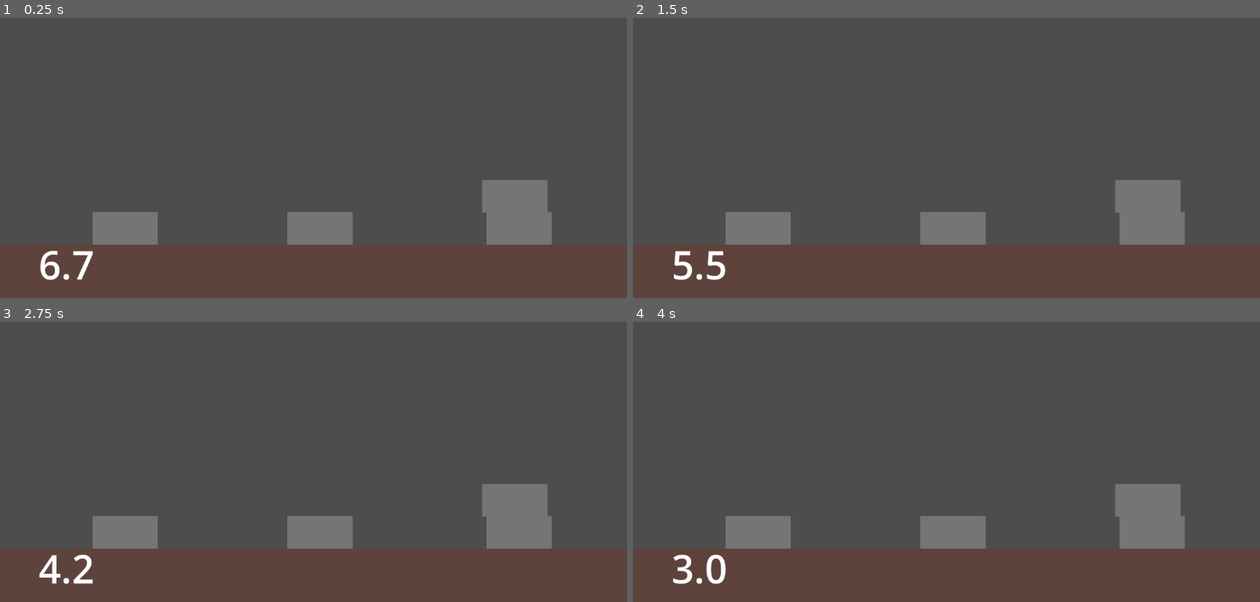
Above: before the commit, frames 1-4 (two rows, left to right).
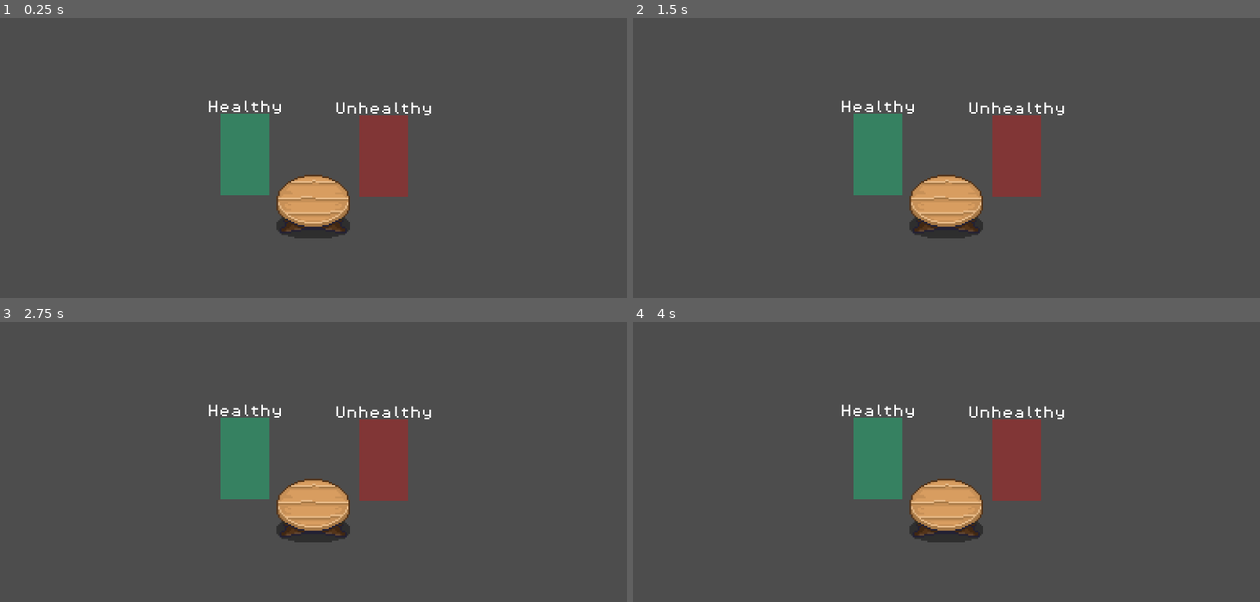
Above: after the commit, the same moments.

Repository: ghost-ily/NSTP_SLB_Project
Game: Godot game, scene res://Feeding Program/Scenes/feeding_program.tscn
Two runs of this game, one before a commit and one after it. Both use one fixed random seed, a clock stepped at 60 frames per second and the inputs below. Before the commit the project starts from res://Game 1 Resources/game1.tscn.
Inputs (mouse positions are in pixels of both pictures, inside the frame that each line leads up to):
- Up to frame 1 (0.25 s): no input
- Up to frame 2 (1.5 s): move the mouse to (1084, 104) at 0.52 s; press the mouse at (1084, 104) at 0.53 s; move the mouse to (821, 138) at 1.27 s; release the mouse at (821, 138) at 1.28 s; click (821, 138) at 1.35 s
- Up to frame 3 (2.75 s): move the mouse to (376, 347) at 2.02 s; press the mouse at (376, 347) at 2.03 s
- Up to frame 4 (4 s): tap Enter at 2.75 s; move the mouse to (915, 495) at 2.77 s; release the mouse at (915, 495) at 2.78 s; click (915, 495) at 2.85 s; move the mouse to (1134, 478) at 3.52 s; press the mouse at (1134, 478) at 3.53 s

The runs differ from the first frame. In frame 1, 11% of the frame differs, in the area x 6-88%, y 29-94%; in frame 2, 11%; in frame 3, 11%; in frame 4, 12%.

Commit message:
Initial files for feeding program minigame

Diff:
--- /dev/null
+++ b/Feeding Program/Scenes/apple.tscn
@@ -0,0 +1,27 @@
+[gd_scene format=3 uid="uid://d27ypajbypja1"]
+
+[ext_resource type="Texture2D" uid="uid://cdql8xs5mer32" path="res://Feeding Program/Assets/Food/red_apple.png" id="1_m2ga2"]
+
+[sub_resource type="RectangleShape2D" id="RectangleShape2D_jl7pq"]
+size = Vector2(25, 20)
+
+[sub_resource type="SpriteFrames" id="SpriteFrames_ma2lr"]
+animations = [{
+"frames": [{
+"duration": 1.0,
+"texture": ExtResource("1_m2ga2")
+}],
+"loop": true,
+"name": &"default",
+"speed": 5.0
+}]
+
+[node name="Apple" type="Area2D" unique_id=1892923481]
+
+[node name="CollisionShape2D" type="CollisionShape2D" parent="." unique_id=1287134521]
+position = Vector2(0.5, -10)
+shape = SubResource("RectangleShape2D_jl7pq")
+
+[node name="AnimatedSprite2D" type="AnimatedSprite2D" parent="." unique_id=1007546672]
+position = Vector2(0, -11)
+sprite_frames = SubResource("SpriteFrames_ma2lr")
--- /dev/null
+++ b/Feeding Program/Scenes/chips.tscn
@@ -0,0 +1,27 @@
+[gd_scene format=3 uid="uid://bt50nsmt3a0s5"]
+
+[ext_resource type="Texture2D" uid="uid://cal4ytvwh87r3" path="res://Feeding Program/Assets/Food/potatochip_yellow.png" id="1_7cwb1"]
+
+[sub_resource type="SpriteFrames" id="SpriteFrames_7m12y"]
+animations = [{
+"frames": [{
+"duration": 1.0,
+"texture": ExtResource("1_7cwb1")
+}],
+"loop": true,
+"name": &"default",
+"speed": 5.0
+}]
+
+[sub_resource type="RectangleShape2D" id="RectangleShape2D_su26n"]
+size = Vector2(26, 30)
+
+[node name="Chips" type="Area2D" unique_id=2047597350]
+
+[node name="AnimatedSprite2D" type="AnimatedSprite2D" parent="." unique_id=410400148]
+position = Vector2(0, -15)
+sprite_frames = SubResource("SpriteFrames_7m12y")
+
+[node name="CollisionShape2D" type="CollisionShape2D" parent="." unique_id=286534940]
+position = Vector2(0, -15)
+shape = SubResource("RectangleShape2D_su26n")
--- /dev/null
+++ b/Feeding Program/Scenes/feeding_program.tscn
@@ -0,0 +1,34 @@
+[gd_scene format=3 uid="uid://cijg0u51vnotf"]
+
+[ext_resource type="Texture2D" uid="uid://c5cpivrl6fwoy" path="res://Feeding Program/Assets/table.png" id="1_ufq50"]
+[ext_resource type="PackedScene" uid="uid://ceylxf4eyjcdo" path="res://Feeding Program/Scenes/trigger.tscn" id="2_mjbtq"]
+
+[node name="Feeding Program" type="Node2D" unique_id=906347311]
+
+[node name="Table" type="Sprite2D" parent="." unique_id=1147193072]
+position = Vector2(0, -20)
+texture = ExtResource("1_ufq50")
+
+[node name="Healthy" parent="." unique_id=1131611655 instance=ExtResource("2_mjbtq")]
+position = Vector2(-42, -52)
+
+[node name="Unhealthy" parent="." unique_id=155113734 instance=ExtResource("2_mjbtq")]
+position = Vector2(43, -51)
+
+[node name="Sprite2D" parent="Unhealthy" index="0" unique_id=570347993]
+modulate = Color(0.99, 0, 0, 0.29803923)
+
+[node name="Label" parent="Unhealthy" index="2" unique_id=1683284774]
+offset_left = -30.0
+offset_right = 30.0
+text = "Unhealthy"
+
+[node name="Camera2D" type="Camera2D" parent="." unique_id=1318111023]
+position = Vector2(0, -72)
+zoom = Vector2(3, 3)
+
+[node name="Spawner" type="Node2D" parent="." unique_id=1081595222]
+position = Vector2(0, -25)
+
+[editable path="Healthy"]
+[editable path="Unhealthy"]
--- /dev/null
+++ b/Feeding Program/Scenes/milk.tscn
@@ -0,0 +1,27 @@
+[gd_scene format=3 uid="uid://dxds3xiq33keu"]
+
+[ext_resource type="Texture2D" uid="uid://b3dpxs6vofcwp" path="res://Feeding Program/Assets/Food/milk_pack.png" id="1_bh0nm"]
+
+[sub_resource type="SpriteFrames" id="SpriteFrames_5i4sx"]
+animations = [{
+"frames": [{
+"duration": 1.0,
+"texture": ExtResource("1_bh0nm")
+}],
+"loop": true,
+"name": &"default",
+"speed": 5.0
+}]
+
+[sub_resource type="RectangleShape2D" id="RectangleShape2D_2u30d"]
+size = Vector2(18, 29)
+
+[node name="Milk" type="Area2D" unique_id=685225326]
+
+[node name="AnimatedSprite2D" type="AnimatedSprite2D" parent="." unique_id=439428137]
+position = Vector2(0, -15)
+sprite_frames = SubResource("SpriteFrames_5i4sx")
+
+[node name="CollisionShape2D" type="CollisionShape2D" parent="." unique_id=1099375980]
+position = Vector2(0, -14.5)
+shape = SubResource("RectangleShape2D_2u30d")
--- /dev/null
+++ b/Feeding Program/Scenes/trigger.tscn
@@ -0,0 +1,29 @@
+[gd_scene format=3 uid="uid://ceylxf4eyjcdo"]
+
+[ext_resource type="FontFile" uid="uid://dba80ad2j2ofv" path="res://Feeding Program/Assets/PixelOperator8.ttf" id="1_1q62b"]
+
+[sub_resource type="CanvasTexture" id="CanvasTexture_alfj1"]
+
+[sub_resource type="RectangleShape2D" id="RectangleShape2D_1q62b"]
+size = Vector2(30, 50)
+
+[node name="Trigger" type="Area2D" unique_id=1131611655]
+
+[node name="Sprite2D" type="Sprite2D" parent="." unique_id=570347993]
+modulate = Color(0, 0.99, 0.5774999, 0.29803923)
+scale = Vector2(30, 50)
+texture = SubResource("CanvasTexture_alfj1")
+region_rect = Rect2(0, 0, 50, 100)
+
+[node name="CollisionShape2D" type="CollisionShape2D" parent="." unique_id=194079196]
+shape = SubResource("RectangleShape2D_1q62b")
+
+[node name="Label" type="Label" parent="." unique_id=1683284774]
+offset_left = -23.0
+offset_top = -33.0
+offset_right = 23.0
+offset_bottom = -10.0
+theme_override_fonts/font = ExtResource("1_1q62b")
+theme_override_font_sizes/font_size = 8
+text = "Healthy"
+horizontal_alignment = 1
--- a/project.godot
+++ b/project.godot
@@ -11,7 +11,7 @@
 [application]
 
 config/name="NSTP-SLB Project"
-run/main_scene="res://Game 1 Resources/game1.tscn"
+run/main_scene="uid://cijg0u51vnotf"
 config/features=PackedStringArray("4.6", "Forward Plus")
 config/icon="res://icon.svg"
 
@@ -22,6 +22,36 @@
 "events": [Object(InputEventMouseButton,"resource_local_to_scene":false,"resource_name":"","device":-1,"window_id":0,"a …(253 unchanged characters)…
 ]
 }
+move_left={
+"deadzone": 0.2,
+"events": [Object(InputEventKey,"resource_local_to_scene":false,"resource_name":"","device":-1,"window_id":0,"alt_pressed":false,"shift_pressed":false,"ctrl_pressed":false,"meta_pressed":false,"pressed":false,"keycode":0,"physical_keycode":65,"key_label":0,"unicode":97,"location":0,"echo":false,"script":null)
+, Object(InputEventKey,"resource_local_to_scene":false,"resource_name":"","device":-1,"window_id":0,"alt_pressed":false,"shift_pressed":false,"ctrl_pressed":false,"meta_pressed":false,"pressed":false,"keycode":0,"physical_keycode":4194319,"key_label":0,"unicode":0,"location":0,"echo":false,"script":null)
+]
+}
+move_right={
+"deadzone": 0.2,
+"events": [Object(InputEventKey,"resource_local_to_scene":false,"resource_name":"","device":-1,"window_id":0,"alt_pressed":false,"shift_pressed":false,"ctrl_pressed":false,"meta_pressed":false,"pressed":false,"keycode":0,"physical_keycode":68,"key_label":0,"unicode":100,"location":0,"echo":false,"script":null)
+, Object(InputEventKey,"resource_local_to_scene":false,"resource_name":"","device":-1,"window_id":0,"alt_pressed":false,"shift_pressed":false,"ctrl_pressed":false,"meta_pressed":false,"pressed":false,"keycode":0,"physical_keycode":4194321,"key_label":0,"unicode":0,"location":0,"echo":false,"script":null)
+]
+}
+move_up={
+"deadzone": 0.2,
+"events": [Object(InputEventKey,"resource_local_to_scene":false,"resource_name":"","device":-1,"window_id":0,"alt_pressed":false,"shift_pressed":false,"ctrl_pressed":false,"meta_pressed":false,"pressed":false,"keycode":0,"physical_keycode":87,"key_label":0,"unicode":119,"location":0,"echo":false,"script":null)
+, Object(InputEventKey,"resource_local_to_scene":false,"resource_name":"","device":-1,"window_id":0,"alt_pressed":false,"shift_pressed":false,"ctrl_pressed":false,"meta_pressed":false,"pressed":false,"keycode":0,"physical_keycode":4194320,"key_label":0,"unicode":0,"location":0,"echo":false,"script":null)
+]
+}
+move_down={
+"deadzone": 0.2,
+"events": [Object(InputEventKey,"resource_local_to_scene":false,"resource_name":"","device":-1,"window_id":0,"alt_pressed":false,"shift_pressed":false,"ctrl_pressed":false,"meta_pressed":false,"pressed":false,"keycode":0,"physical_keycode":83,"key_label":0,"unicode":115,"location":0,"echo":false,"script":null)
+, Object(InputEventKey,"resource_local_to_scene":false,"resource_name":"","device":-1,"window_id":0,"alt_pressed":false,"shift_pressed":false,"ctrl_pressed":false,"meta_pressed":false,"pressed":false,"keycode":0,"physical_keycode":4194322,"key_label":0,"unicode":0,"location":0,"echo":false,"script":null)
+]
+}
+interact={
+"deadzone": 0.2,
+"events": [Object(InputEventKey,"resource_local_to_scene":false,"resource_name":"","device":-1,"window_id":0,"alt_pressed":false,"shift_pressed":false,"ctrl_pressed":false,"meta_pressed":false,"pressed":false,"keycode":0,"physical_keycode":69,"key_label":0,"unicode":101,"location":0,"echo":false,"script":null)
+, Object(InputEventMouseButton,"resource_local_to_scene":false,"resource_name":"","device":-1,"window_id":0,"alt_pressed":false,"shift_pressed":false,"ctrl_pressed":false,"meta_pressed":false,"button_mask":0,"position":Vector2(0, 0),"global_position":Vector2(0, 0),"factor":1.0,"button_index":1,"canceled":false,"pressed":false,"double_click":false,"script":null)
+]
+}
 
 [physics]
 
@@ -29,4 +59,5 @@
 
 [rendering]
 
+textures/canvas_textures/default_texture_filter=0
 rendering_device/driver.windows="d3d12"
Binary file added: Feeding Program/Assets/Food/milk_pack.png
Binary file added: Feeding Program/Assets/Food/potatochip_yellow.png
Binary file added: Feeding Program/Assets/Food/red_apple.png
Binary file added: Feeding Program/Assets/PixelOperator8.ttf
Binary file added: Feeding Program/Assets/table.png
